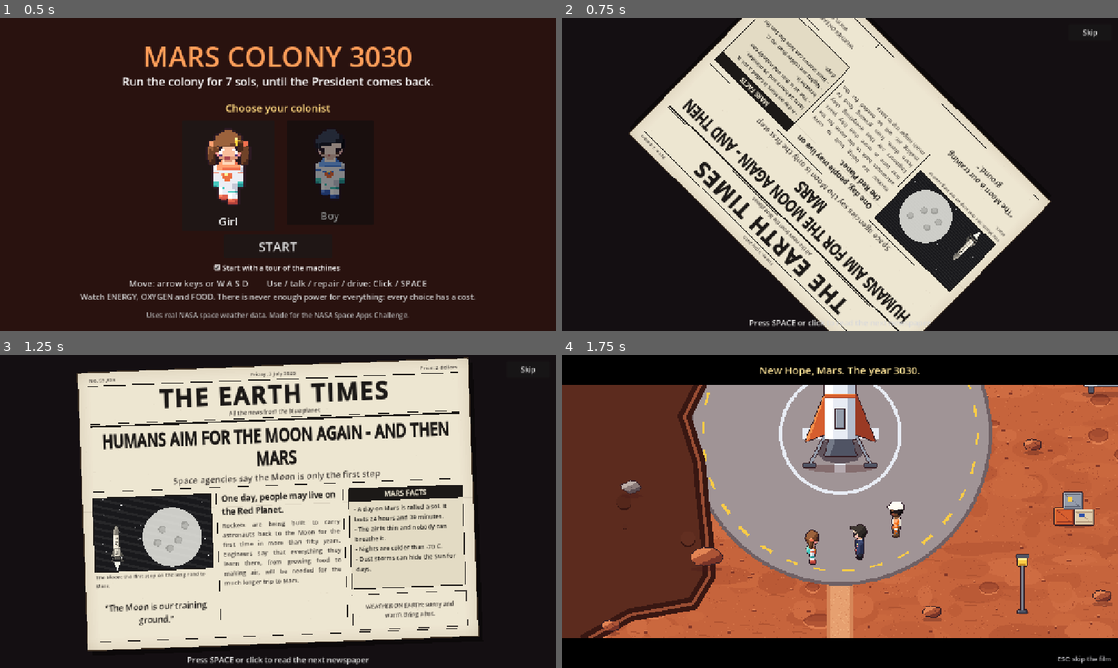
Above: before the commit, frames 1-4 (two rows, left to right).
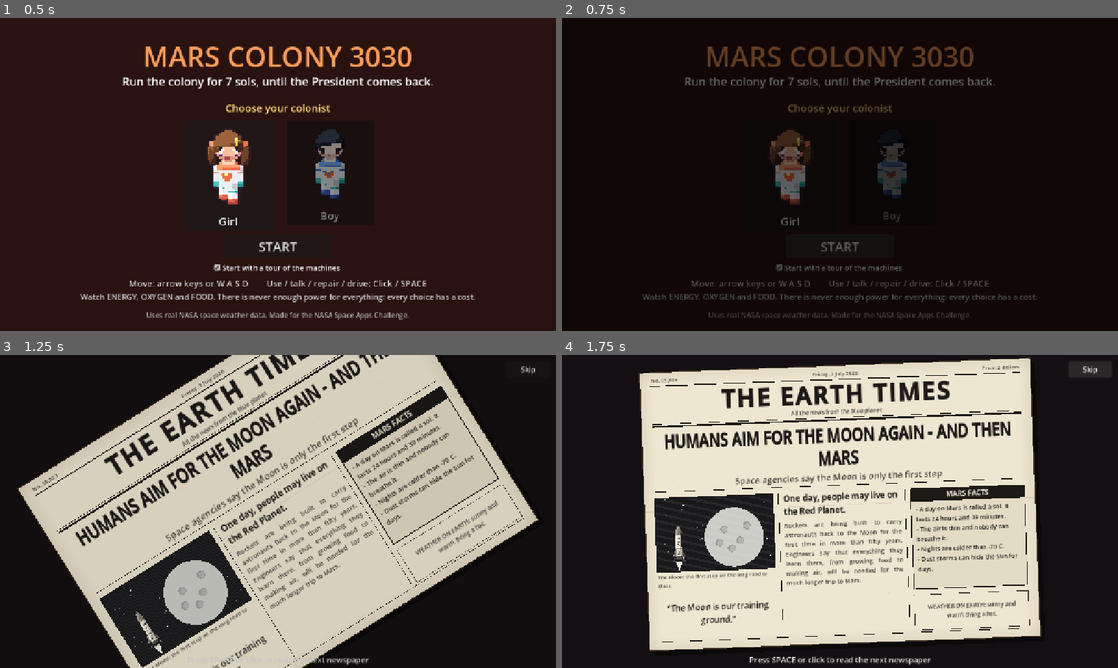
Above: after the commit, the same moments.

Repository: TheReaLegolas/nasa-spaceapps-1
Game: Godot game, scene res://scenes/title.tscn
Same seed, same stepped clock (60 frames per second), same inputs: the game is played once before the commit and once after it.
Inputs:
- Up to frame 1 (0.5 s): no input
- Up to frame 2 (0.75 s): click "START" at 0.5 s
- Up to frame 3 (1.25 s): no input
- Up to frame 4 (1.75 s): click "Skip" at 1.25 s

Frame 1 is identical in both runs. In frame 2, 43% of the frame differs, in the area x 12-97%, y 0-100%; in frame 3, 43%; in frame 4, 87%, in the area x 0-100%, y 0-100%.

Commit message:
Fade to black between scenes
Title, intro, game, end screen and back used change_scene_to_file with a
hard cut. Game.change_scene now fades to black, swaps the scene and fades
back in. It ignores a second call while a change is running and blocks
clicks during the fade.

Diff:
--- a/scripts/end.gd
+++ b/scripts/end.gd
@@ -116,4 +116,4 @@
 
 func _on_again() -> void:
 	Sfx.play("ui_click")
-	get_tree().change_scene_to_file("res://scenes/title.tscn")
+	Game.change_scene("res://scenes/title.tscn")
--- a/scripts/game.gd
+++ b/scripts/game.gd
@@ -38,12 +38,24 @@
 var text_speed := "normal"
 var volume := 1.0
 
+var fade_rect: ColorRect
+var changing := false
+
 # The uneven edge of the map (from world_data.gd). Nobody can walk or drive past it.
 var border := PackedVector2Array()
 
 
 func _ready() -> void:
+	process_mode = Node.PROCESS_MODE_ALWAYS
 	_load_settings()
+	var fade_layer := CanvasLayer.new()
+	fade_layer.layer = 100
+	add_child(fade_layer)
+	fade_rect = ColorRect.new()
+	fade_rect.color = Color(0, 0, 0, 0)
+	fade_rect.size = Vector2(1280, 720)
+	fade_rect.mouse_filter = Control.MOUSE_FILTER_IGNORE
+	fade_layer.add_child(fade_rect)
 	for p in WorldData.BORDER:
 		border.append(p)
 	_add_action("move_left", [KEY_A, KEY_LEFT])
@@ -65,6 +77,29 @@
 			var ev := InputEventKey.new()
 			ev.physical_keycode = k
 			InputMap.action_add_event(action, ev)
+
+
+func change_scene(path: String) -> void:
+	if changing:
+		return
+	changing = true
+	fade_rect.mouse_filter = Control.MOUSE_FILTER_STOP
+	var tw := create_tween()
+	tw.tween_property(fade_rect, "color:a", 1.0, 0.3)
+	tw.tween_callback(_swap_scene.bind(path))
+
+
+func _swap_scene(path: String) -> void:
+	get_tree().change_scene_to_file(path)
+	var tw := create_tween()
+	tw.tween_interval(0.05)
+	tw.tween_property(fade_rect, "color:a", 0.0, 0.35)
+	tw.tween_callback(_fade_done)
+
+
+func _fade_done() -> void:
+	changing = false
+	fade_rect.mouse_filter = Control.MOUSE_FILTER_IGNORE
 
 
 func _load_settings() -> void:
--- a/scripts/intro.gd
+++ b/scripts/intro.gd
@@ -462,4 +462,4 @@
 
 
 func _start_game() -> void:
-	get_tree().change_scene_to_file("res://scenes/main.tscn")
+	Game.change_scene("res://scenes/main.tscn")
--- a/scripts/main.gd
+++ b/scripts/main.gd
@@ -2313,7 +2313,7 @@
 	game_over = true
 	Game.paused = false
 	Sfx.stop_loops()
-	get_tree().change_scene_to_file("res://scenes/title.tscn")
+	Game.change_scene("res://scenes/title.tscn")
 
 
 func _rect_dist(box: Rect2, p: Vector2) -> float:
@@ -3007,7 +3007,7 @@
 		"discoveries_total": learn.items.size(),
 		"stats": stats,
 	}
-	get_tree().change_scene_to_file("res://scenes/end.tscn")
+	Game.change_scene("res://scenes/end.tscn")
 
 
 func _start_collapse(reason: String) -> void:
--- a/scripts/title.gd
+++ b/scripts/title.gd
@@ -116,4 +116,4 @@
 func _on_start() -> void:
 	Game.character = selected
 	Sfx.play("ui_confirm")
-	get_tree().change_scene_to_file("res://scenes/intro.tscn")
+	Game.change_scene("res://scenes/intro.tscn")
